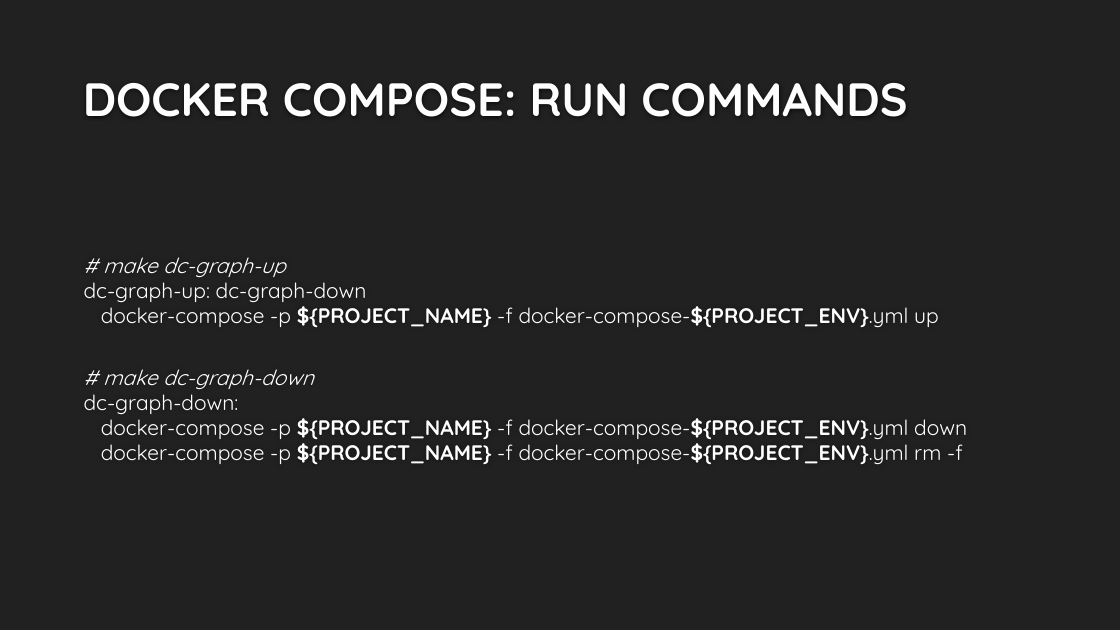
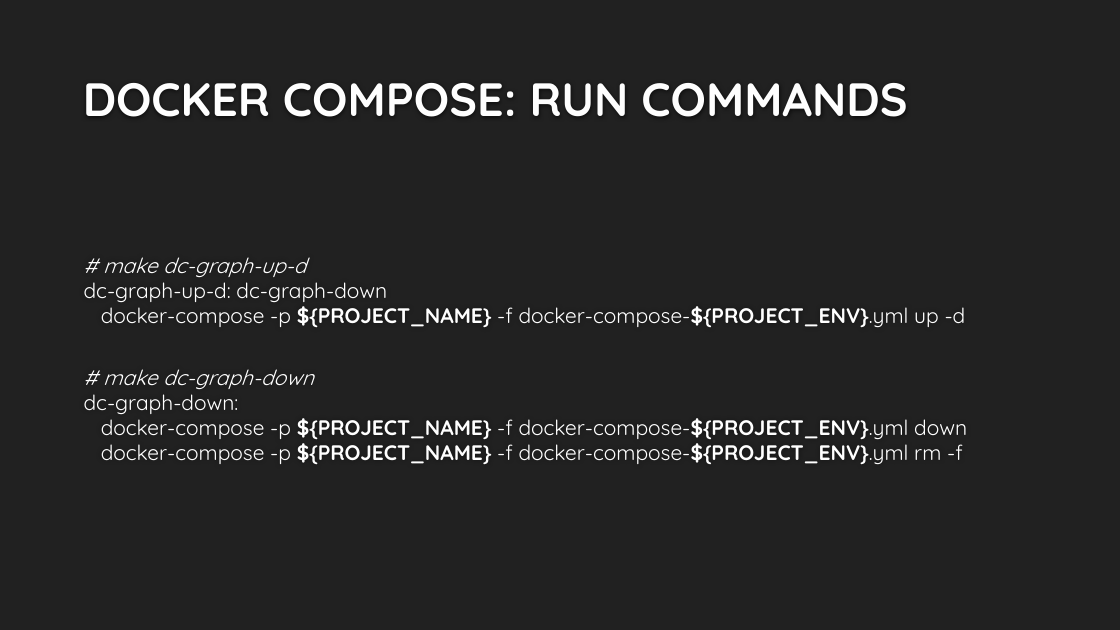
Before and after one commit to bluetechy/NodeJS-Project, a slide deck: slide 12 of Kubernetes Workshop.pptx. Drawn at 1120x630 pixels with LibreOffice and Linux fonts; fonts in the diff are those of the drawing; background and template pictures are left out. Boxes give left, top, right and bottom in pixels: in the first picture for what was removed or moved away, otherwise in the second. Text is boxed around its words. In the diff, an @@ line names an element or a change of style, - is before the commit and + after.

```diff
--- a/Kubernetes Workshop.pptx
+++ b/Kubernetes Workshop.pptx
@@ text at [84, 257, 966, 328]: text changed @@
-# make dc-graph-up
-dc-graph-up: dc-graph-down
-docker-compose -p ${PROJECT_NAME} -f docker-compose-${PROJECT_ENV}.yml up
+# make dc-graph-up-d
+dc-graph-up-d: dc-graph-down
+docker-compose -p ${PROJECT_NAME} -f docker-compose-${PROJECT_ENV}.yml up -d
```
Also in this commit, not shown: 1 other slide changed, 2 other files.
